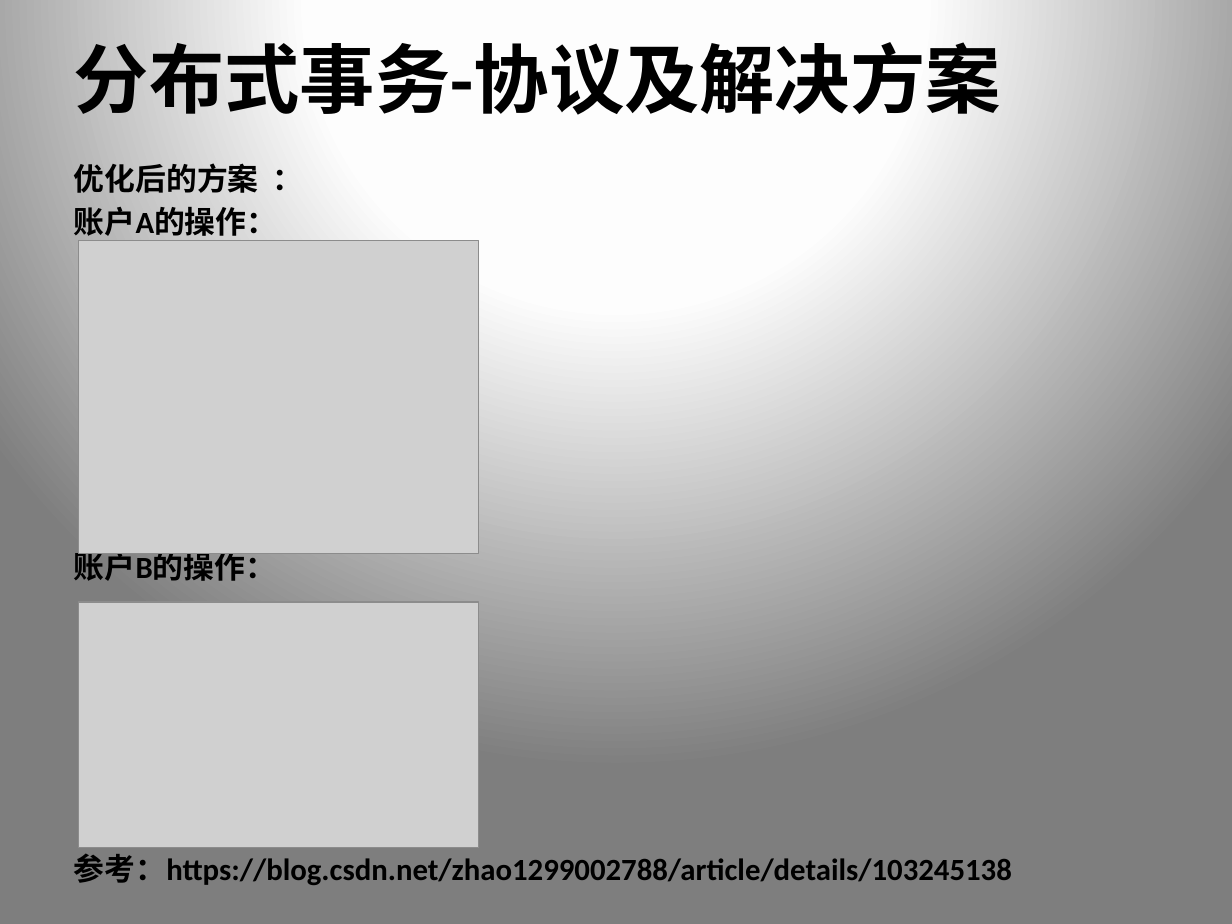
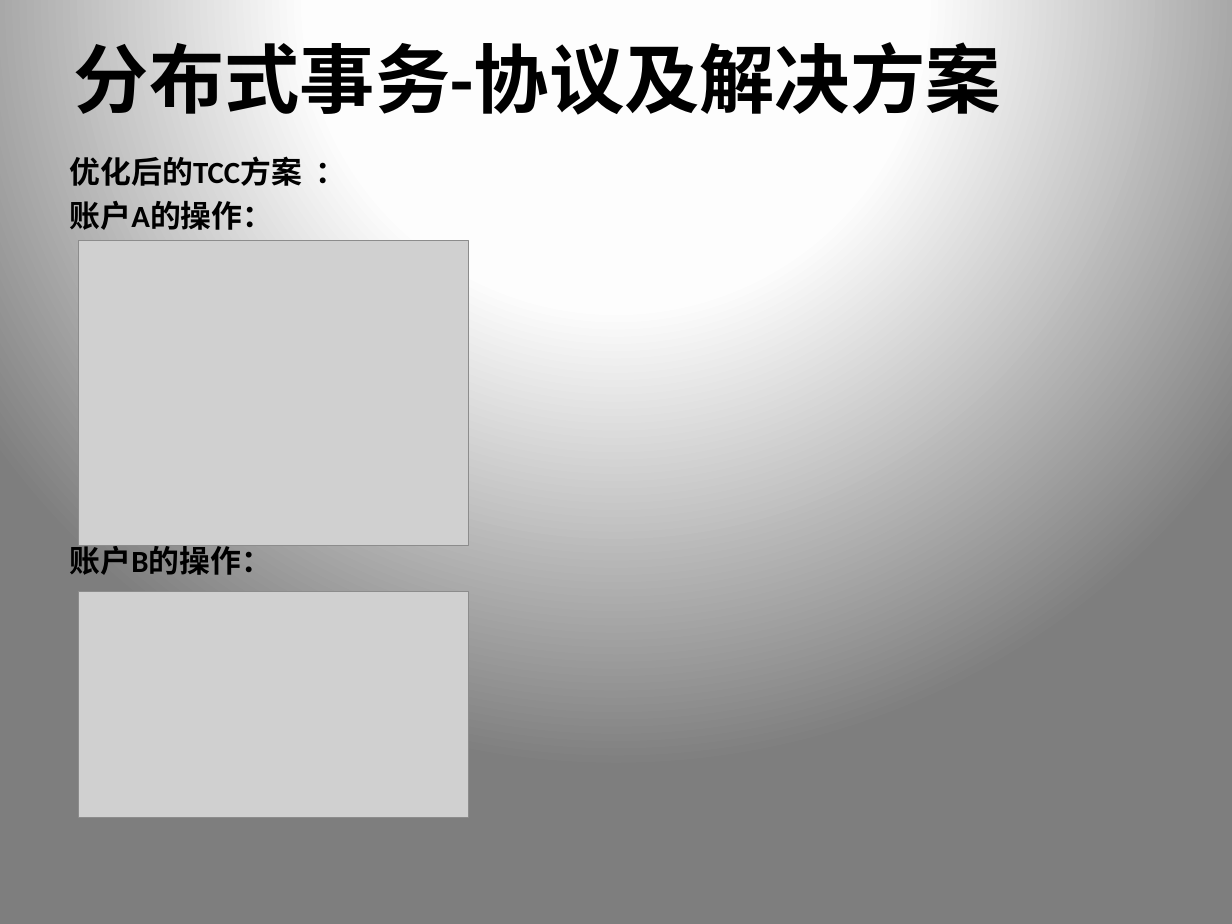
Before and after one commit to xiongpeter/study-notes, a slide deck: slide 23 of 我的.pptx. Drawn at 1232x924 pixels with LibreOffice and Linux fonts; fonts in the diff are those of the drawing; grey boxes stand for pictures. Boxes give left, top, right and bottom in pixels: in the first picture for what was removed or moved away, otherwise in the second. Text is boxed around its words. In the diff, an @@ line names an element or a change of style, - is before the commit and + after.

Commit message:
更新分布式事务ppt

```diff
--- a/我的.pptx
+++ b/我的.pptx
@@ text "优化后的TCC方案 ：": place and size @@
-text "优化后的TCC方案 ：" at (74, 159, 1012, 885)
+text "优化后的TCC方案 ：" at (70, 152, 302, 575)
@@ text at (70, 152, 302, 192): text changed @@
-优化后的方案 ：
+优化后的TCC方案 ：
@@ picture: place and size @@
-picture at (79, 240, 479, 553)
+picture at (79, 240, 468, 546)
@@ picture: place and size @@
-picture at (79, 602, 479, 849)
+picture at (79, 591, 468, 817)
@@ text at (74, 854, 1012, 885): paragraph removed @@
-参考：https://blog.csdn.net/zhao1299002788/article/details/103245138
```
Also in this commit, not shown: 5 other slides changed, 8 slides added, 4 slides removed.
